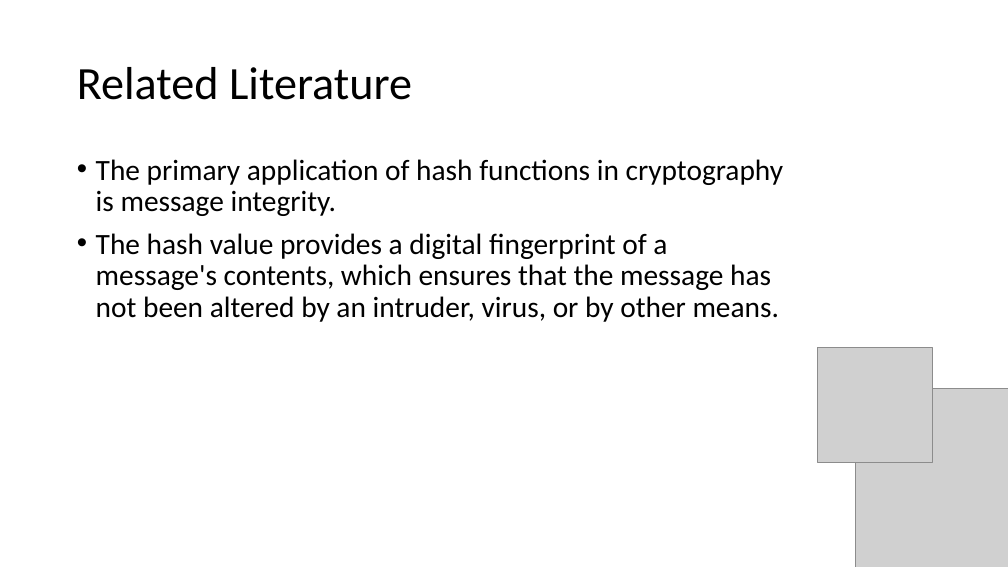
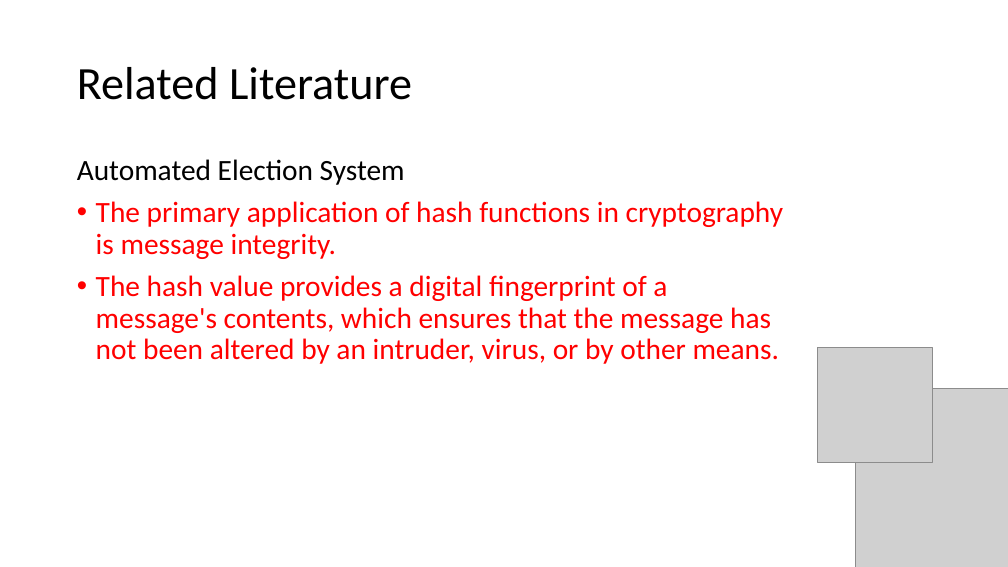
Before and after one commit to seans888/Project---Automate-Election, a slide deck: slide 10 of Documentation/Finals_Sysadd1.pptx. Drawn at 1008x567 pixels with LibreOffice and Linux fonts; fonts in the diff are those of the drawing; grey boxes stand for pictures. Boxes give left, top, right and bottom in pixels: in the first picture for what was removed or moved away, otherwise in the second. Text is boxed around its words. In the diff, an @@ line names an element or a change of style, - is before the commit and + after.

```diff
--- a/Documentation/Finals_Sysadd1.pptx
+++ b/Documentation/Finals_Sysadd1.pptx
@@ text at (77, 159, 405, 185): paragraph added @@
+Automated Election System
@@ text at (96, 201, 783, 364): text colour #000000 to #FF0000 in "The primary application of hash functions in ...", "The hash value provides a digital fingerprint ..." @@
```
Also in this commit, not shown: 1 other slide changed, 11 slides added, 2 other files.
